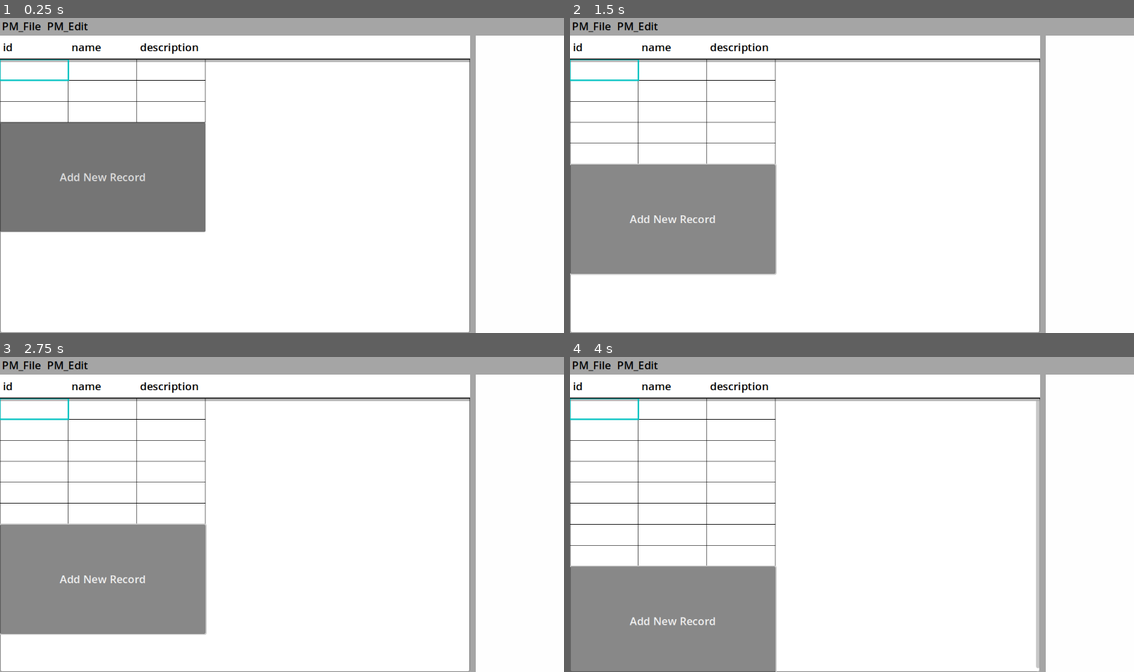
Above: before the commit, frames 1-4 (two rows, left to right).
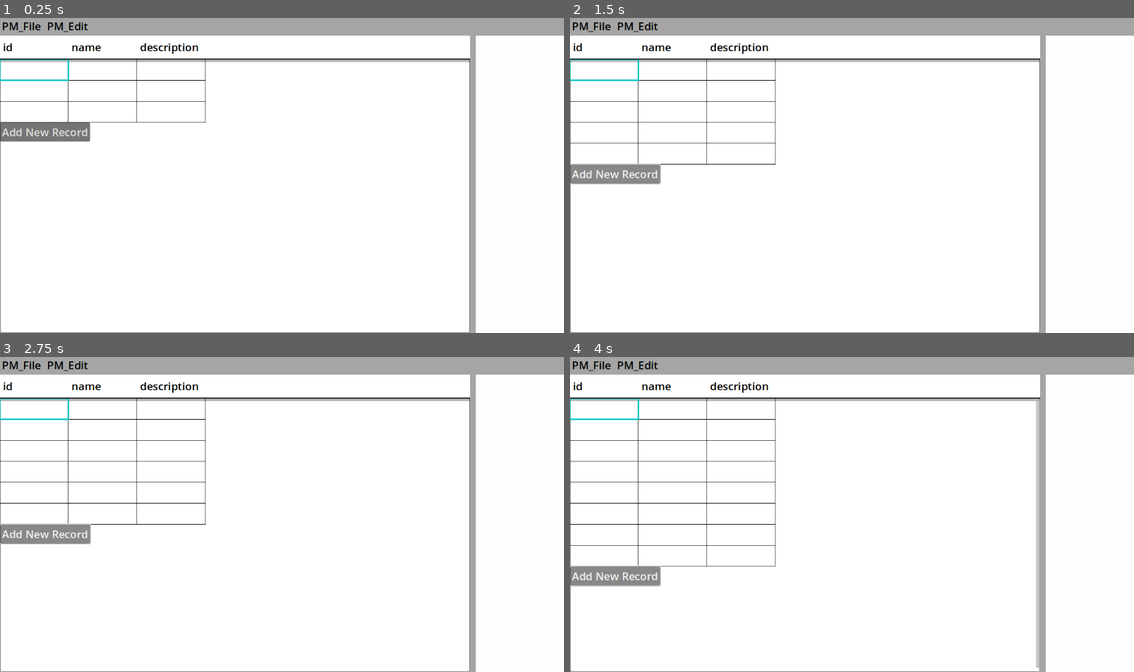
Above: after the commit, the same moments.

Repository: CoolDove/tabro
Game: Godot game, scene res://main.tscn
Two runs of this game, one before a commit and one after it. Both use one fixed random seed, a clock stepped at 60 frames per second and the inputs below.
Inputs:
- Up to frame 1 (0.25 s): no input
- Up to frame 2 (1.5 s): click "Add New Record" at 0.5 s; click "Add New Record" at 1.25 s
- Up to frame 3 (2.75 s): click "Add New Record" at 2 s
- Up to frame 4 (4 s): click "Add New Record" at 2.75 s; click "Add New Record" at 3.5 s

The runs differ from the first frame. In frame 1, 12% of the frame differs, in the area x 0-37%, y 33-69%; in frame 2, 12%, in the area x 0-37%, y 46-82%; in frame 3, 12%; in frame 4, 12%.

Commit message:
add: import csv

Diff:
--- a/scenes/table_edit.gd
+++ b/scenes/table_edit.gd
@@ -107,14 +107,17 @@
 	_virtual_spacing_before.size_flags_horizontal = Control.SIZE_EXPAND_FILL
 	_virtual_spacing_before.size_flags_vertical = Control.SIZE_SHRINK_BEGIN
 
-	_virtual_spacing_after = Button.new()
-	_virtual_spacing_after.text = "Add New Record"
+	_virtual_spacing_after = Control.new()
 	_virtual_spacing_after.size_flags_horizontal = Control.SIZE_EXPAND_FILL
 	_virtual_spacing_after.size_flags_vertical = Control.SIZE_SHRINK_END
-	_virtual_spacing_after.pressed.connect(func():
+	var btn_new_record = Button.new()
+	btn_new_record.text = "Add New Record"
+	btn_new_record.pressed.connect(func():
 		data.add_record()
 		refresh()
 	)
+	btn_new_record.set_anchors_preset(PRESET_TOP_LEFT)
+	_virtual_spacing_after.add_child(btn_new_record)
 
 	grid.add_child(_virtual_spacing_before, false, INTERNAL_MODE_FRONT)
 	grid.add_child(_virtual_spacing_after, false, INTERNAL_MODE_BACK)
--- a/scenes/table_edit.tscn
+++ b/scenes/table_edit.tscn
@@ -54,6 +54,7 @@
 theme_override_styles/focus = SubResource("StyleBoxFlat_b7skw")
 horizontal_scroll_mode = 3
 vertical_scroll_mode = 0
+metadata/_edit_group_ = true
 
 [node name="TitleLine" type="HBoxContainer" parent="VBoxContainer/TitleScroller"]
 custom_minimum_size = Vector2(0, 36)
--- a/system/data/tabro_data.gd
+++ b/system/data/tabro_data.gd
@@ -24,10 +24,11 @@
 	if _is_normalized:
 		normalize()
 
-func add_record():
+func add_record() -> PackedStringArray:
 	var row : PackedStringArray
 	row.resize(fields.size())
 	records.append(row)
+	return row
 
 enum Version {
 	V00 = 1,
--- a/system/main.gd
+++ b/system/main.gd
@@ -86,7 +86,7 @@
 	fdialog.use_native_dialog = true
 	fdialog.access = FileDialog.ACCESS_FILESYSTEM
 	fdialog.file_mode = FileDialog.FILE_MODE_OPEN_FILE
-	fdialog.filters = ["*.tbr"]
+	fdialog.filters = ["*.tbr", "*.csv"]
 
 	fdialog.file_selected.connect(func(file):
 		print("select file: %s" % file)
@@ -109,11 +109,25 @@
 	if not FileAccess.file_exists(filepath):
 		return false
 	clear_main_panel()
-	var table_edit = TableEdit.load_from_file(filepath)
-	if table_edit == null:
-		return false
-	add_to_main_panel(table_edit)
-	return true
+	if filepath.ends_with(".csv"):
+		var csvdata = CsvReader.load(filepath)
+		var tbrdata = TabroData.new()
+		if csvdata.records.size() > 0:
+			for f in csvdata.records[0]:
+				tbrdata.add_field(f)
+		tbrdata.normalize()
+		for r in range(1, csvdata.records.size()):
+			var row = csvdata.records[r]
+			var ary = tbrdata.add_record()
+			for c in range(0, csvdata.column):
+				ary[c] = row[c]
+		return _open_data(tbrdata)
+	else:
+		var table_edit = TableEdit.load_from_file(filepath)
+		if table_edit == null:
+			return false
+		add_to_main_panel(table_edit)
+		return true
 
 func _open_data(data: TabroData) -> bool:
 	clear_main_panel()
